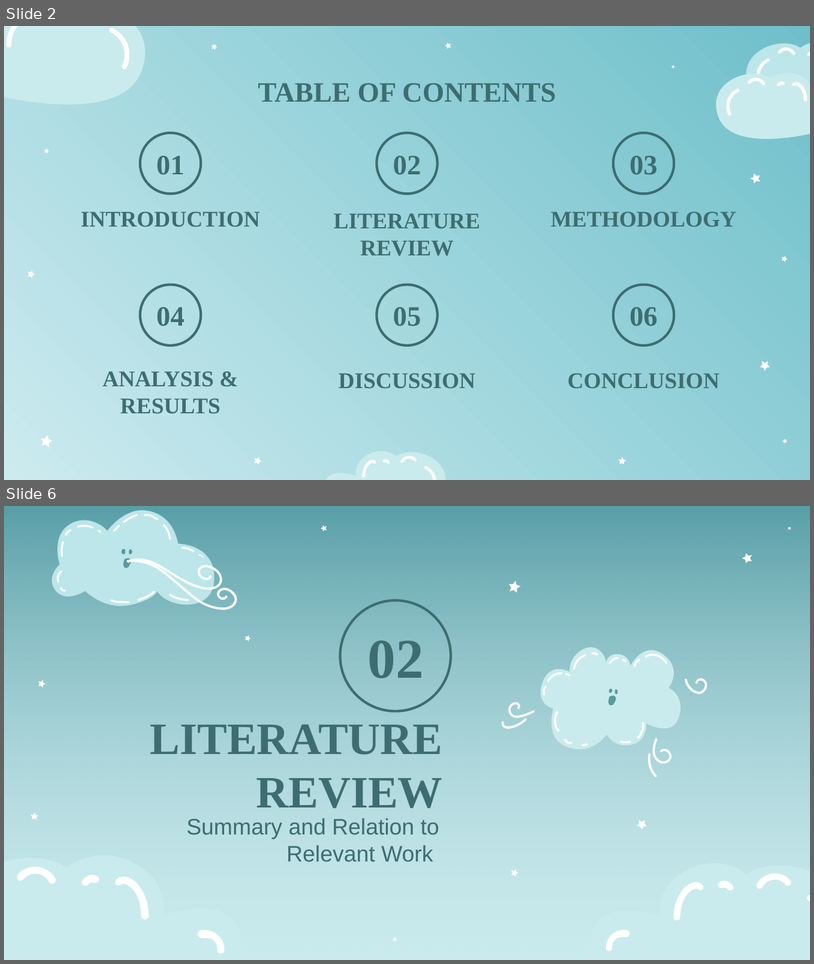
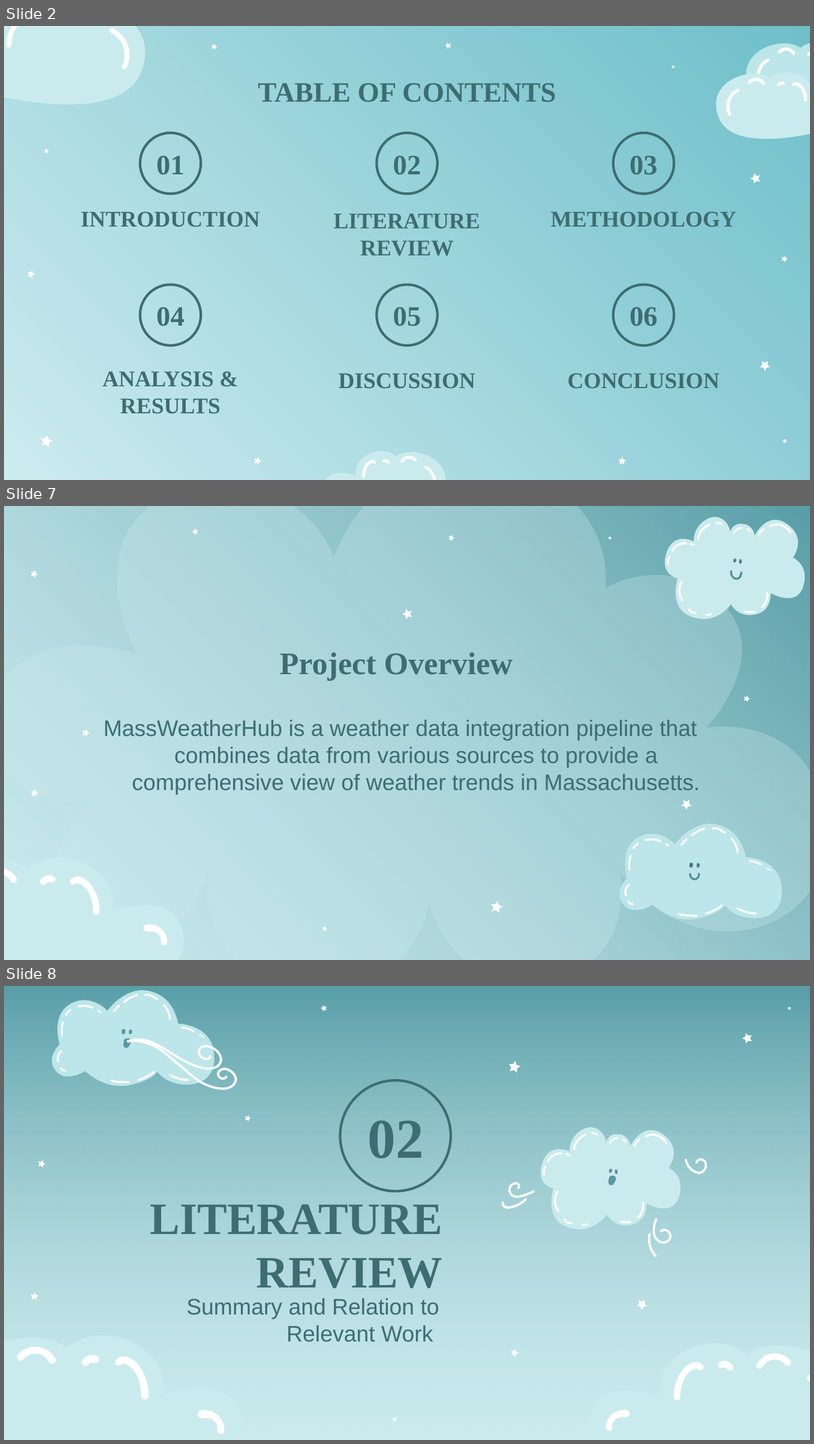
Before and after one commit to Rohit-hooda/DS5110-Final-Project, a slide deck: Deliverables-Presentation-Report/Weather Data Integration Pipeline (MassWeatherHub) – Rohit Hooda, Rimsha Kayastha, Tri Watanasuparp.pptx. Shown one above the other, each under a label of ours: slides 2 and 6 before the commit, slides 2, 7 and 8 after it; the slides between them are not shown. The pictures are 814x964 and 814x1444 pixels, drawn with LibreOffice and Linux fonts; fonts in the diff are those of the drawing. Boxes give left, top, right and bottom in pixels: in the first picture for what was removed or moved away, otherwise in the second. Text is boxed around its words. In the diff, an @@ line names an element or a change of style, - is before the commit and + after.

```diff
--- a/Deliverables-Presentation-Report/Weather Data Integration Pipeline (MassWeatherHub) – Rohit Hooda, Rimsha Kayastha, Tri Watanasuparp.pptx
+++ b/Deliverables-Presentation-Report/Weather Data Integration Pipeline (MassWeatherHub) – Rohit Hooda, Rimsha Kayastha, Tri Watanasuparp.pptx
@@ slide 7 added at bbox=[4, 506, 810, 960], background #CAEBED @@
@@ rectangle added at bbox=[4, 506, 810, 959], fill gradient #CCEBEF to #599FA8 @@
@@ freeform shape added at bbox=[4, 506, 810, 960], fill #CCEBEF at 30% opacity @@
@@ freeform shape added at bbox=[192, 529, 198, 535], fill #FFFFFF @@
@@ freeform shape added at bbox=[449, 535, 455, 541], fill #FFFFFF @@
@@ freeform shape added at bbox=[609, 536, 612, 539], fill #FFFFFF @@
@@ group added at bbox=[660, 517, 810, 619]: 18 freeform shapes @@
@@ freeform shape added at bbox=[30, 571, 38, 578], fill #FFFFFF @@
@@ freeform shape added at bbox=[402, 609, 412, 620], fill #FFFFFF @@
@@ title added at bbox=[280, 652, 513, 681], 28 pt, text #3D6D70, bold @@
+Project Overview
@@ freeform shape added at bbox=[744, 696, 751, 702], fill #FFFFFF @@
@@ subtitle added at bbox=[104, 720, 701, 794], 20 pt, text #3D6D70 @@
+MassWeatherHub is a weather data integration pipeline that combines data from various sources to provide a comprehensive view of weather trends in Massachusetts.
@@ freeform shape added at bbox=[82, 729, 89, 736], fill #FFFFFF @@
@@ freeform shape added at bbox=[30, 789, 39, 796], fill #FFFFFF @@
@@ freeform shape added at bbox=[682, 799, 692, 809], fill #FFFFFF @@
@@ group added at bbox=[4, 858, 192, 960]: 5 freeform shapes @@
@@ group added at bbox=[612, 824, 784, 919]: 19 freeform shapes @@
@@ freeform shape added at bbox=[491, 900, 503, 912], fill #FFFFFF @@
@@ freeform shape added at bbox=[323, 926, 327, 931], fill #FFFFFF @@
@@ what was slide 6 is now slide 8 @@
```
Also in this commit, not shown: 10 slides changed, 1 other slide added, 1 slide removed, 15 other files.
